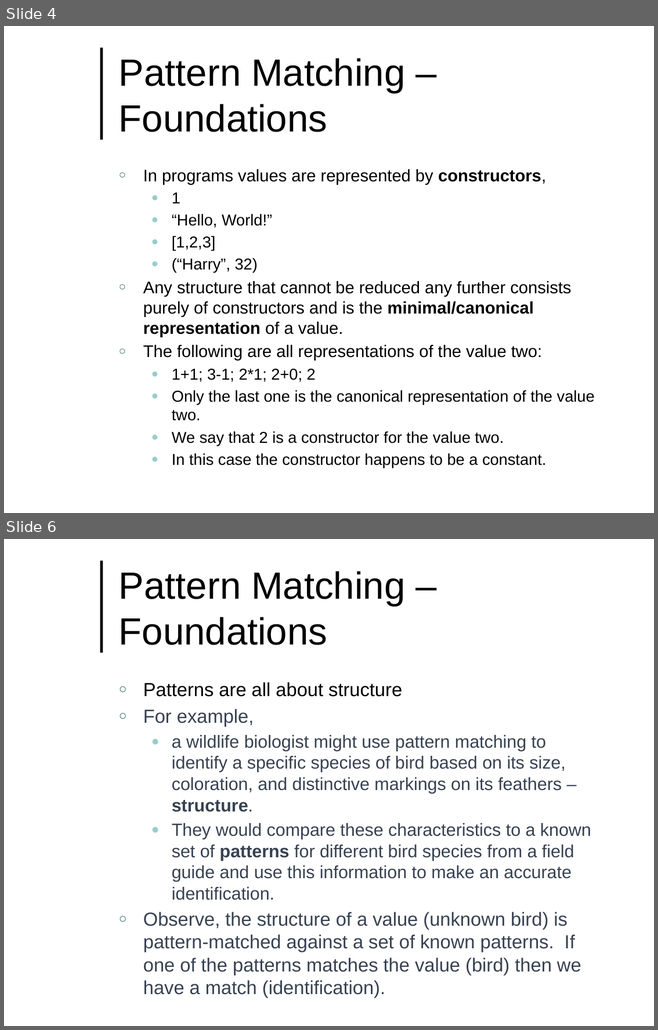
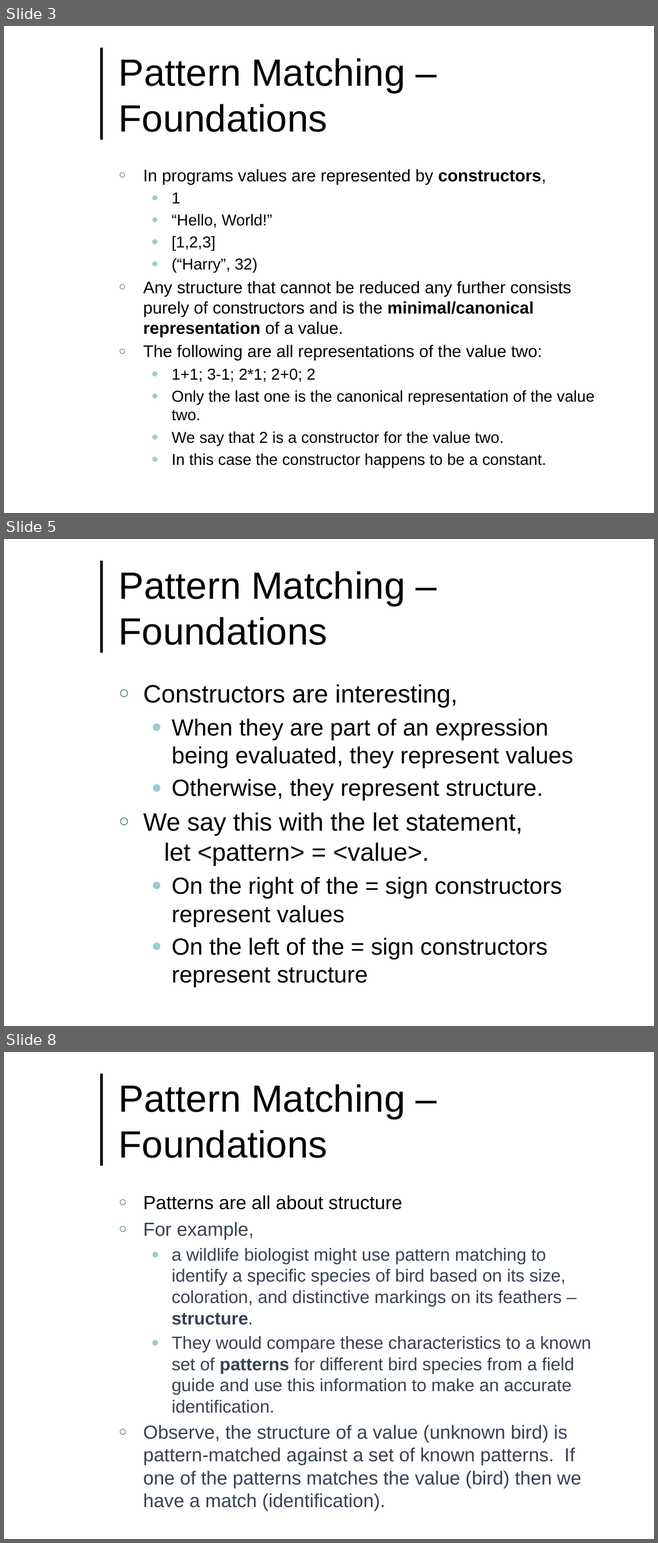
Before and after one commit to lutzhamel/CSC493, a slide deck: notes/csc493-ln004.pptx. Shown one above the other, each under a label of ours: slides 4 and 6 before the commit, slides 3, 5 and 8 after it; the slides between them are not shown. The pictures are 658x1030 and 658x1543 pixels, drawn with LibreOffice and Linux fonts; fonts in the diff are those of the drawing; background and template pictures are left out. Boxes give left, top, right and bottom in pixels: in the first picture for what was removed or moved away, otherwise in the second. Text is boxed around its words. In the diff, an @@ line names an element or a change of style, - is before the commit and + after.

```diff
--- a/notes/csc493-ln004.pptx
+++ b/notes/csc493-ln004.pptx
@@ slide 5 added at bbox=[4, 539, 654, 1026], background #FFFFFF; not listed: 1 template element that a slide beside it also shows @@
@@ title added at bbox=[119, 571, 405, 645], 42 pt, text #000000 @@
+Pattern Matching – Foundations
@@ text added at bbox=[143, 684, 572, 959], 25.9 pt, text #000000 @@
+○ Constructors are interesting,
+  ● When they are part of an expression being evaluated, they represent values
+  ● Otherwise, they represent structure.
+○ We say this with the let statement,
+  let <pattern> = <value>.
+  ● On the right of the = sign constructors represent values
+  ● On the left of the = sign constructors represent structure
@@ what was slide 4 is now slide 3 @@
@@ what was slide 6 is now slide 8 @@
```
Also in this commit, not shown: 7 slides changed, 3 other slides added, 5 other files.
